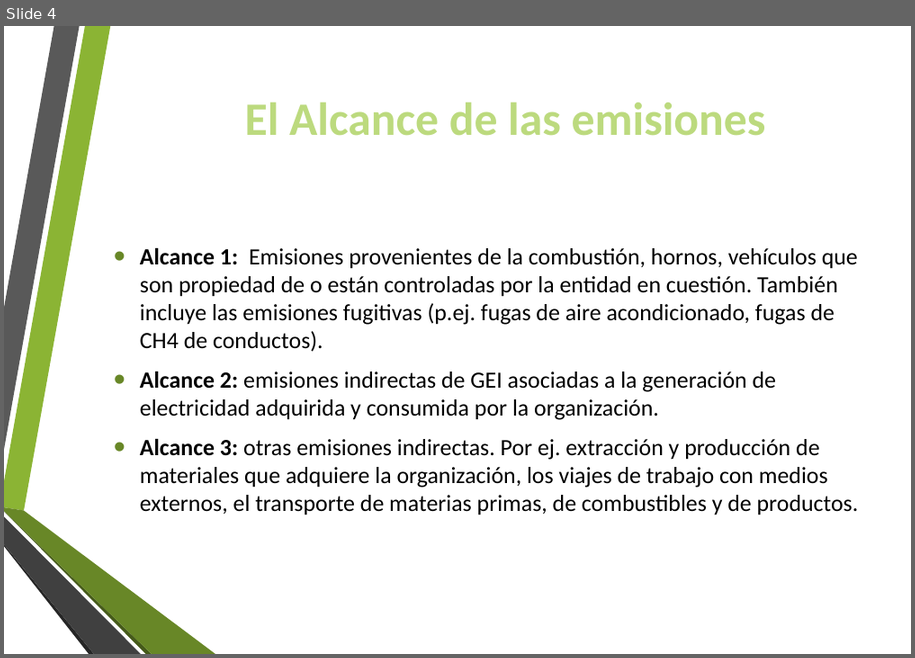
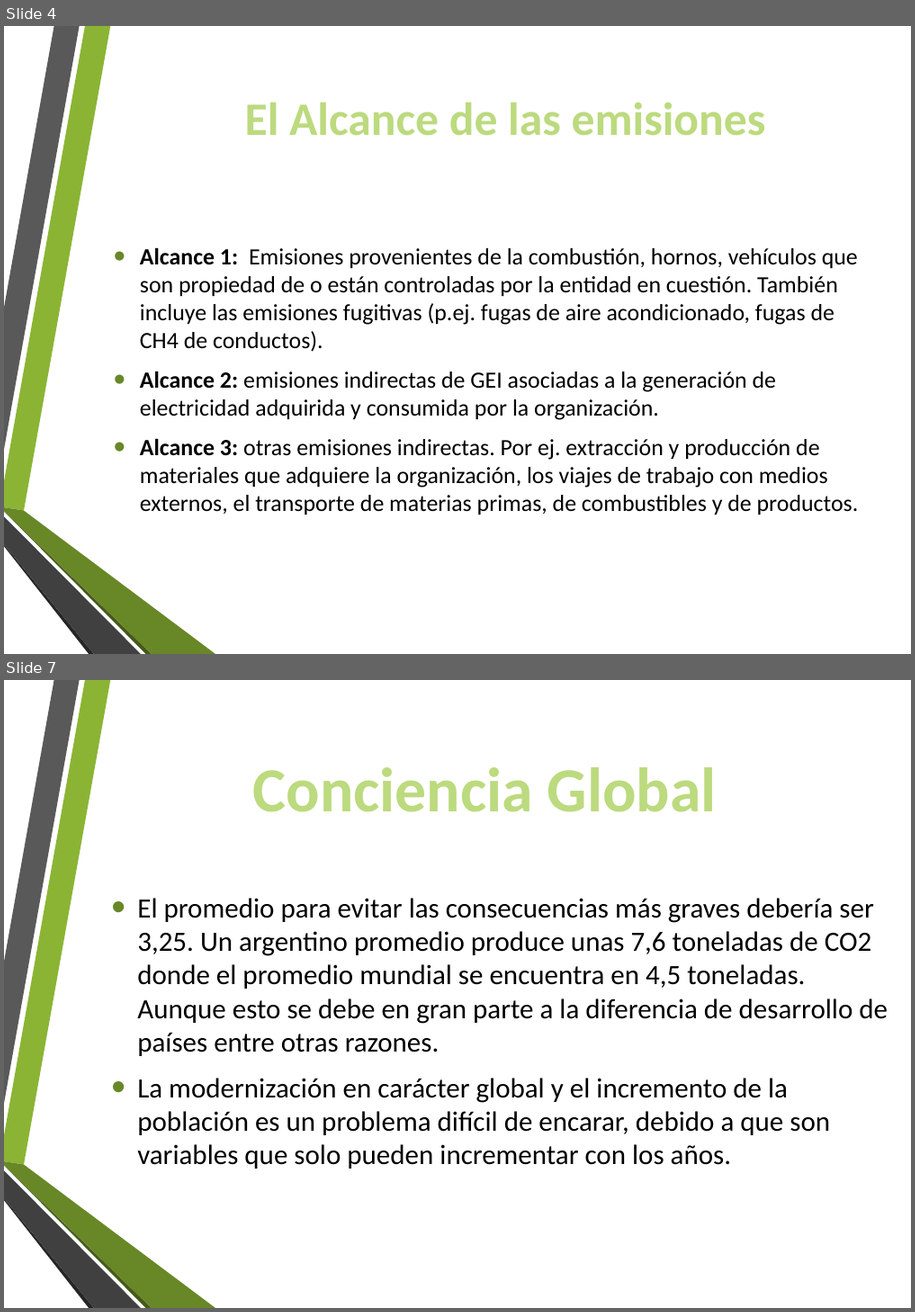
Before and after one commit to ArielMartino23/TP-Huella-de-Carbono, a slide deck: Huella de carbono.pptx. Shown one above the other, each under a label of ours: slide 4 before the commit, slides 4 and 7 after it; the slides between them are not shown. The pictures are 915x658 and 915x1312 pixels, drawn with LibreOffice and Linux fonts; fonts in the diff are those of the drawing. Boxes give left, top, right and bottom in pixels: in the first picture for what was removed or moved away, otherwise in the second. Text is boxed around its words. In the diff, an @@ line names an element or a change of style, - is before the commit and + after.

```diff
--- a/Huella de carbono.pptx
+++ b/Huella de carbono.pptx
@@ slide 7 added at bbox=[4, 680, 911, 1308], background #FFFFFF; not listed: 6 template elements that a slide beside it also shows @@
@@ title added at bbox=[253, 767, 717, 812], 54 pt, text #BCDA7E, bold @@
+Conciencia Global
@@ text added at bbox=[137, 898, 888, 1169], 24 pt, text #000000 @@
+• El promedio para evitar las consecuencias más graves debería ser 3,25. Un argentino promedio produce unas 7,6 toneladas de CO2 donde el promedio mundial se encuentra en 4,5 toneladas. Aunque esto se debe en gran parte a la diferencia de desarrollo de países entre otras razones.
+• La modernización en carácter global y el incremento de la población es un problema difícil de encarar, debido a que son variables que solo pueden incrementar con los años.
```
Also in this commit, not shown: 2 other slides added.
